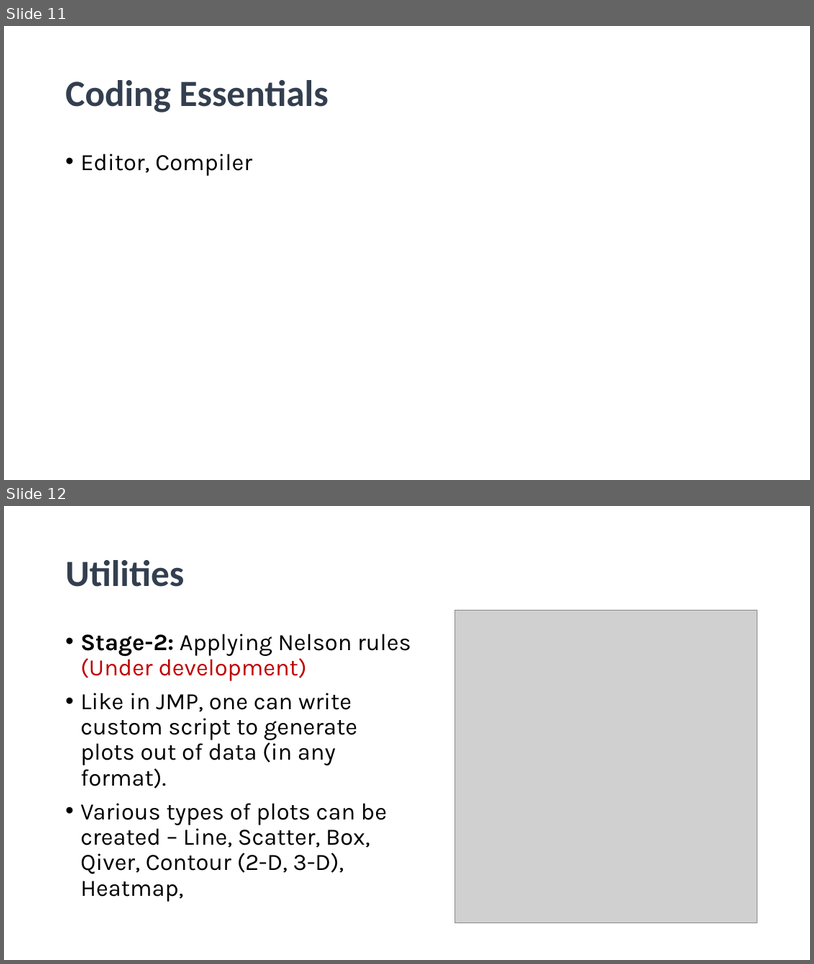
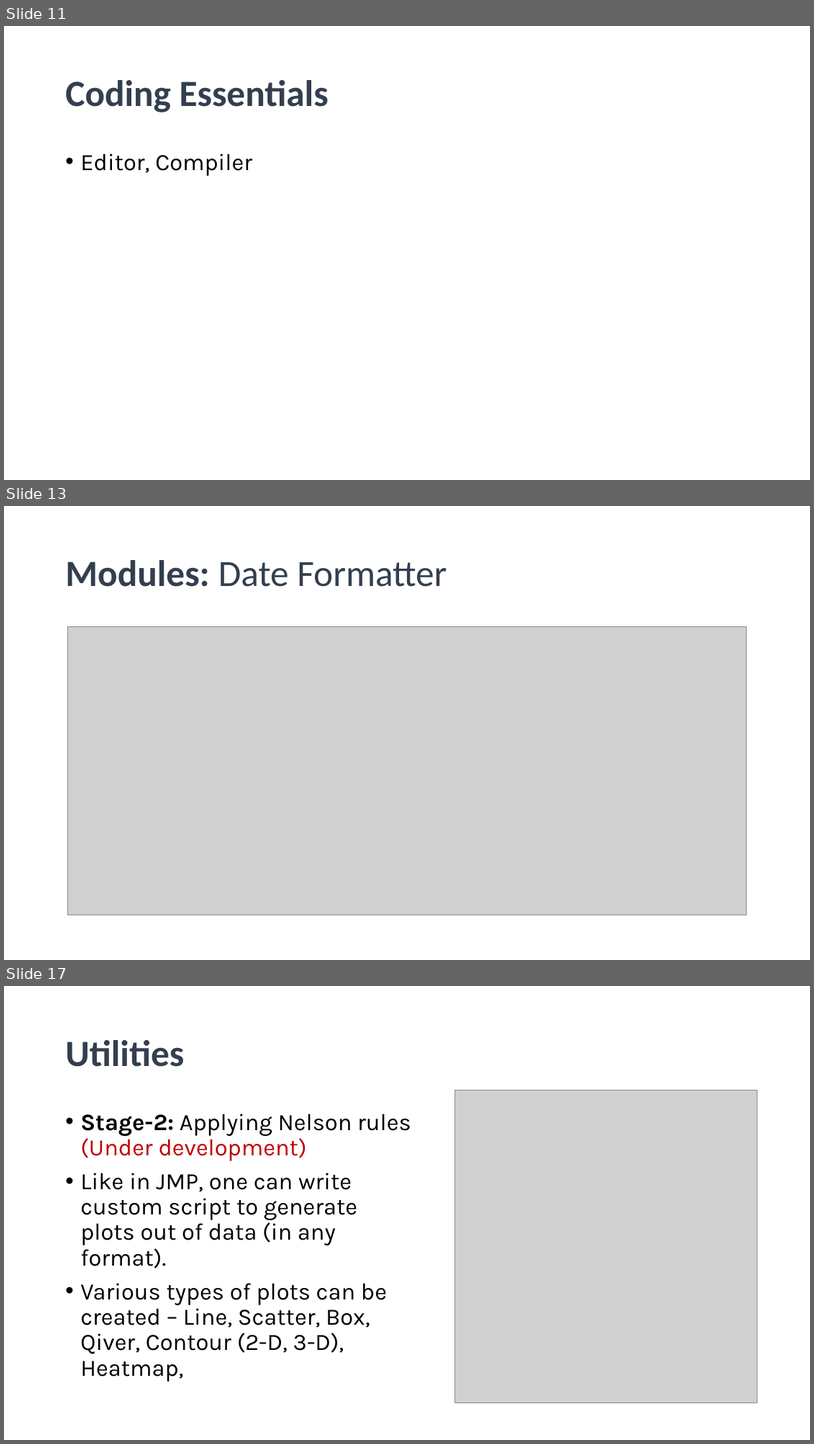
Before and after one commit to abhi3700/AutoPlot, a slide deck: sessions/1/AutoPlot_session_1.pptx. Shown one above the other, each under a label of ours: slides 11 and 12 before the commit, slides 11, 13 and 17 after it; the slides between them are not shown. The pictures are 814x964 and 814x1444 pixels, drawn with LibreOffice and Linux fonts; fonts in the diff are those of the drawing; grey boxes stand for pictures; background and template pictures are left out. Boxes give left, top, right and bottom in pixels: in the first picture for what was removed or moved away, otherwise in the second. Text is boxed around its words. In the diff, an @@ line names an element or a change of style, - is before the commit and + after.

Commit message:
snippet images added for PPT

```diff
--- a/sessions/1/AutoPlot_session_1.pptx
+++ b/sessions/1/AutoPlot_session_1.pptx
@@ slide 13 added at (x1=4, y1=506, x2=810, y2=960), background picture (left out) @@
@@ title added at (x1=65, y1=560, x2=447, y2=587), 44 pt, text #333F50 @@
+Modules: Date Formatter
@@ picture added at (x1=68, y1=626, x2=747, y2=914) @@
@@ what was slide 12 is now slide 17 @@
```
Also in this commit, not shown: 5 slides changed, 4 other slides added, 7 other files.
